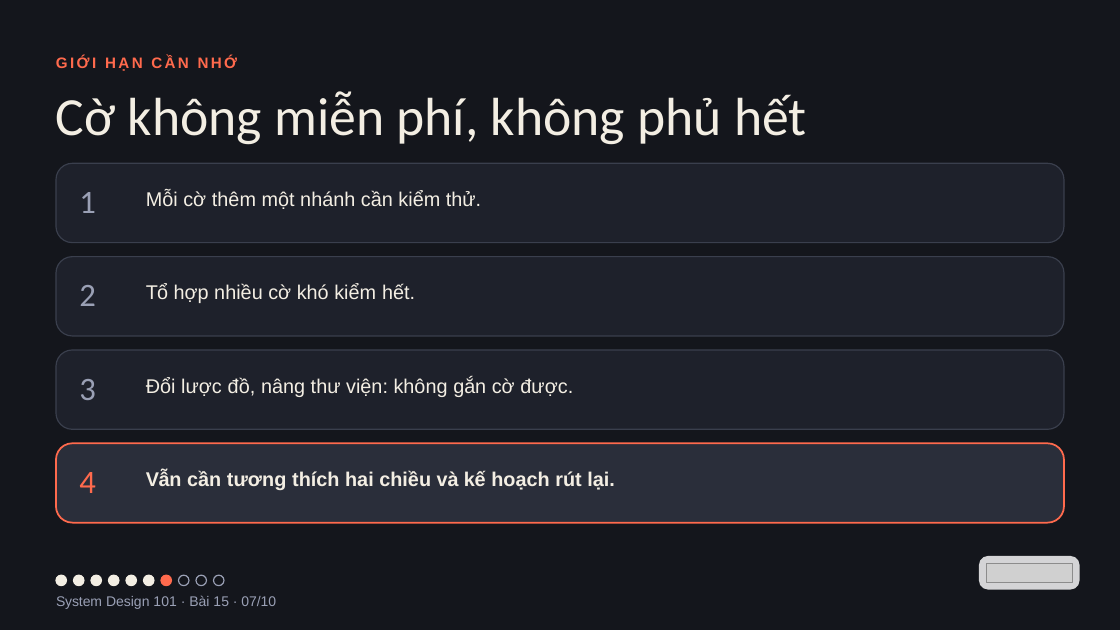
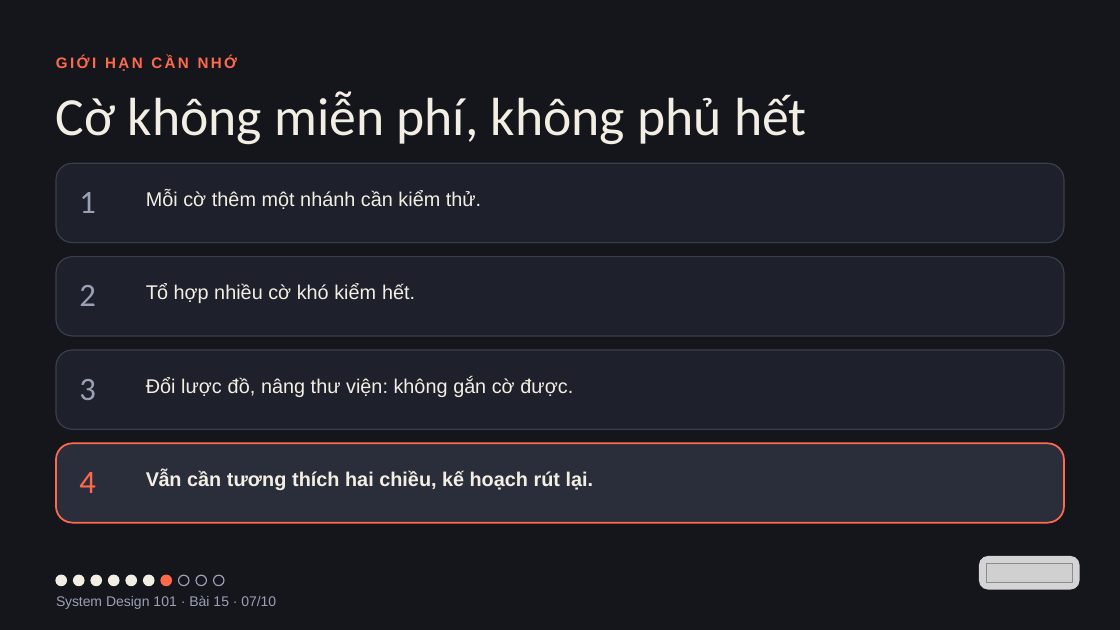
Before and after one commit to vohoailinh90/tool-marketing-studio, a slide deck: slide 7 of system-design-101/vi/lessons/sd-13-015/slides/sd-13-015.pptx. Drawn at 1120x630 pixels with LibreOffice and Linux fonts; fonts in the diff are those of the drawing; grey boxes stand for pictures. Boxes give left, top, right and bottom in pixels: in the first picture for what was removed or moved away, otherwise in the second. Text is boxed around its words. In the diff, an @@ line names an element or a change of style, - is before the commit and + after.

```diff
--- a/system-design-101/vi/lessons/sd-13-015/slides/sd-13-015.pptx
+++ b/system-design-101/vi/lessons/sd-13-015/slides/sd-13-015.pptx
@@ text at box(146, 471, 594, 490): text changed @@
-Vẫn cần tương thích hai chiều và kế hoạch rút lại.
+Vẫn cần tương thích hai chiều, kế hoạch rút lại.
```
Also in this commit, not shown: 1 other slide changed, 2 other files.
